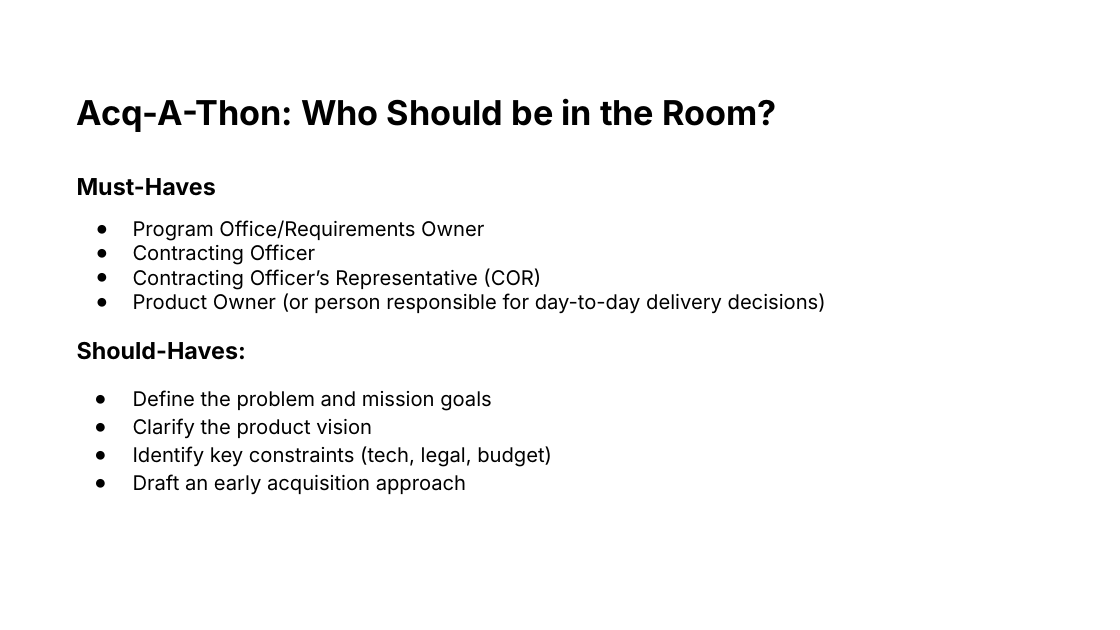
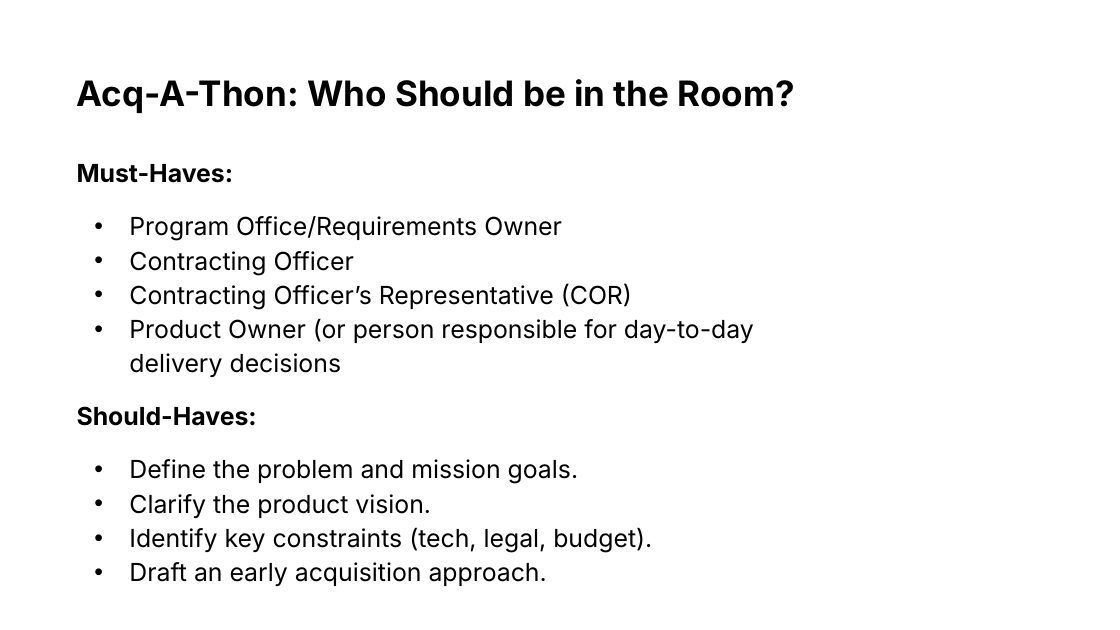
Before and after one commit to usds/ditap-curriculum-update, a slide deck: slide 56 of 3_Curriculum/3A_DITAP-Core-Curriculum/Module-2/In-Class Materials/1_Module 2 Presentation.pptx. Drawn at 1120x630 pixels with LibreOffice and Linux fonts; fonts in the diff are those of the drawing. Boxes give left, top, right and bottom in pixels: in the first picture for what was removed or moved away, otherwise in the second. Text is boxed around its words. In the diff, an @@ line names an element or a change of style, - is before the commit and + after.

```diff
--- a/3_Curriculum/3A_DITAP-Core-Curriculum/Module-2/In-Class Materials/1_Module 2 Presentation.pptx
+++ b/3_Curriculum/3A_DITAP-Core-Curriculum/Module-2/In-Class Materials/1_Module 2 Presentation.pptx
@@ title "Acq-A-Thon: Who Should be in ...": place and size @@
-title "Acq-A-Thon: Who Should be in ..." at box(77, 98, 776, 132)
+title "Acq-A-Thon: Who Should be in ..." at box(77, 79, 795, 113)
@@ title "Acq-A-Thon: Who Should be in ..." at box(77, 79, 795, 113): size 22 to 22.5 pt @@
@@ text at box(77, 178, 216, 196): text changed; size 15 to 16 pt @@
-Must-Haves
+Must-Haves:
@@ text "Must-Haves:": place and size @@
-text "Must-Haves:" at box(77, 178, 826, 495)
+text "Must-Haves:" at box(77, 216, 754, 586)
@@ text at box(77, 216, 632, 426): size 13 to 16 pt in "Program Office/Requirements Owner", "Contracting Officer", "Contracting Officer’s Representative (COR)"; size 15 to 16 pt in "Should-Haves:"; bullet ● to •; line spacing 1 to 1.15; more space between paragraphs @@
@@ text at box(129, 318, 754, 377): text changed; size 13 to 16 pt @@
-● Product Owner (or person responsible for day-to-day delivery decisions)
+• Product Owner (or person responsible for day-to-day delivery decisions
@@ text at box(129, 459, 652, 586): text changed; size 13 to 16 pt @@
-● Define the problem and mission goals
-● Clarify the product vision
-● Identify key constraints (tech, legal, budget)
-● Draft an early acquisition approach
+• Define the problem and mission goals.
+• Clarify the product vision.
+• Identify key constraints (tech, legal, budget).
+• Draft an early acquisition approach.
```
Also in this commit, not shown: 39 other slides changed, 10 other files.
